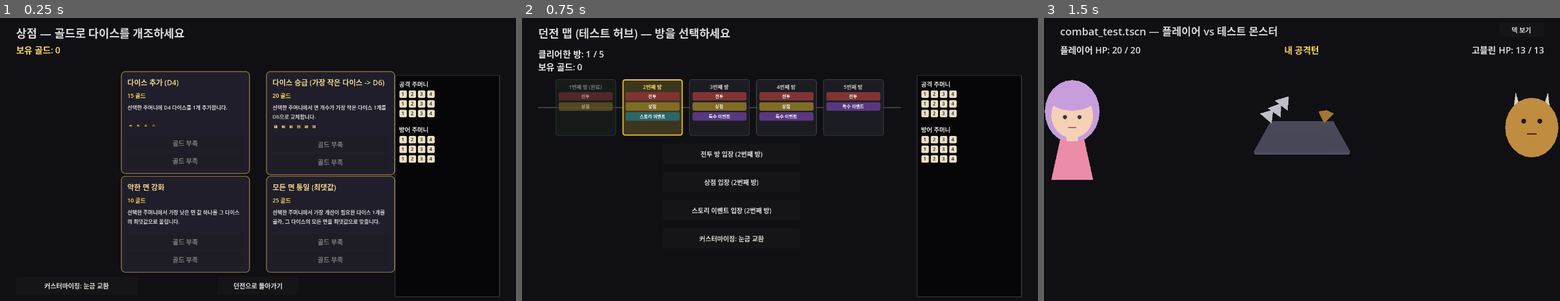
Above: before the commit, frames 1-3 (left to right).
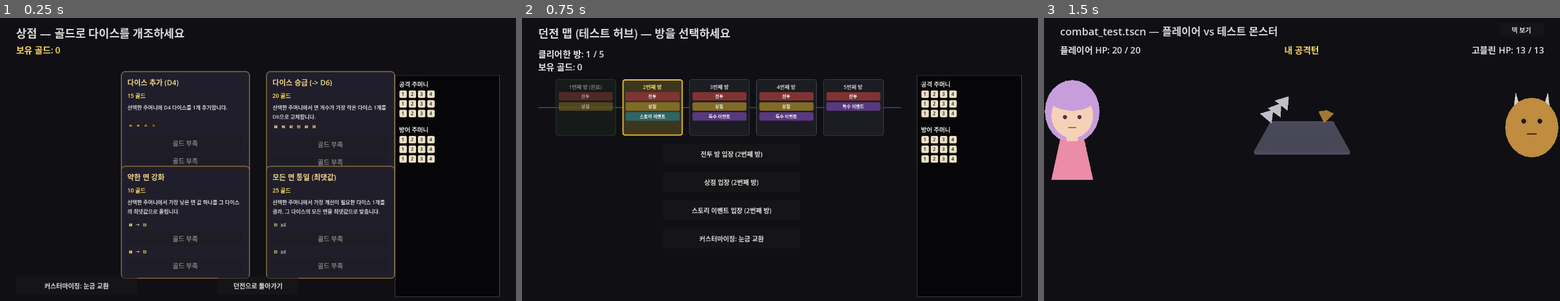
Above: after the commit, the same moments.

Repository: YGseok/ProjectD
Game: Godot game, scene res://code/scenes/shop.tscn
Same seed, same stepped clock (60 frames per second), same inputs: the game is played once before the commit and once after it. This scene is started directly instead of the project's main scene.
Inputs:
- Up to frame 1 (0.25 s): no input
- Up to frame 2 (0.75 s): click "던전으로 돌아가기" at 0.5 s
- Up to frame 3 (1.5 s): click "전투 방 입장 (2번째 방)" at 1.25 s

The runs differ from the first frame. In frame 1, 3.4% of the frame differs, in the area x 23-77%, y 21-93%; in frame 2, nothing differs; in frame 3, nothing differs.

Commit message:
feat: 아이템 카드 효과 미리보기를 약한 면 강화/모든 면 통일까지 확장
이전 세션이 add_die/upgrade_die에만 넣었던 결과 다이스 미리보기(ShapeDieChip)의
간극(대상 주머니가 정해져야 결과가 확정되는 boost_weak_face/uniform_faces는
카드 생성 시점에 미리보기를 못 만들었음)을, 커밋되지 않은 채 남아있던 작업을
검토/검증해 마무리했다.

- DiceItemPool.preview_effect(item, bag): 그 시점 주머니 기준으로 apply() 결과를
  bag 변경 없이 미리 계산 (_locate_weakest_face/_max_face_value로 로직 공통화)
- ItemCardStyle.build_effect_preview(item, bag): 버튼 옆에 붙는 고정 크기 미리보기
- shop.gd 2행 카드 그리드 간격 조정 (미리보기로 커진 카드가 안 겹치도록)
- dice_test.gd에 preview_effect 계산-일치 회귀 테스트 5개 추가
- QA: dice_test 전체 PASS, shop/event/combat_test 스크린샷으로 레이아웃 확인

Co-Authored-By: Claude Sonnet 5 <noreply@anthropic.com>

Diff:
--- a/code/scenes/combat_test.gd
+++ b/code/scenes/combat_test.gd
@@ -476,6 +476,9 @@
 
 		var button_row: VBoxContainer = built["button_row"]
 
+		var atk_preview := ItemCardStyle.build_effect_preview(item, RunState.player_attack_bag)
+		if atk_preview:
+			button_row.add_child(atk_preview)
 		var atk_applicable := DiceItemPool.is_applicable(item, RunState.player_attack_bag)
 		var atk_btn := Button.new()
 		atk_btn.text = "공격 주머니에 적용" if atk_applicable else "승급 대상 없음"
@@ -484,6 +487,9 @@
 		atk_btn.pressed.connect(_on_reward_chosen.bind(item, "attack"))
 		button_row.add_child(atk_btn)
 
+		var def_preview := ItemCardStyle.build_effect_preview(item, RunState.player_defense_bag)
+		if def_preview:
+			button_row.add_child(def_preview)
 		var def_applicable := DiceItemPool.is_applicable(item, RunState.player_defense_bag)
 		var def_btn := Button.new()
 		def_btn.text = "방어 주머니에 적용" if def_applicable else "승급 대상 없음"
--- a/code/scenes/dice_test.gd
+++ b/code/scenes/dice_test.gd
@@ -209,4 +209,51 @@
 	ok = unfiltered_ok and ok
 	lines.append("  random_choices(2, 승급대상 있음): 개수=%d (기대 2) -> %s" % [unfiltered_choices.size(), "OK" if unfiltered_ok else "FAIL"])
 
-	return ok
+	# preview_effect(): 카드 UI가 버튼 옆에 보여줄 "이 주머니에 적용하면 이렇게 바뀐다"
+	# 미리보기가 실제 apply() 결과와 정확히 일치해야 한다(미리보기와 실제 결과가
+	# 어긋나면 플레이어를 오도하는 UI 버그가 되므로, 두 값을 직접 비교해 검증).
+	var boost_preview_bag := DiceBag.new(4, 3)
+	var boost_preview = DiceItemPool.preview_effect({"kind": "boost_weak_face"}, boost_preview_bag)
+	var boost_preview_expected_ok: bool = boost_preview["shape_sides"] == 4 and boost_preview["before"] == 1 and boost_preview["after"] == 4
+	ok = boost_preview_expected_ok and ok
+	lines.append("  preview_effect(boost_weak_face): before=%d after=%d (기대 1 -> 4) -> %s" % [
+		boost_preview["before"], boost_preview["after"], "OK" if boost_preview_expected_ok else "FAIL"
+	])
+	DiceItemPool.apply({"kind": "boost_weak_face"}, boost_preview_bag)
+	var boost_preview_matches_apply := boost_preview_bag.min_possible() == 4
+	ok = boost_preview_matches_apply and ok
+	lines.append("  preview_effect(boost_weak_face) == apply() 실제 결과: min=%d (기대 4) -> %s" % [
+		boost_preview_bag.min_possible(), "OK" if boost_preview_matches_apply else "FAIL"
+	])
+
+	var uniform_preview_bag := DiceBag.new(4, 3)
+	var uniform_preview = DiceItemPool.preview_effect({"kind": "uniform_faces"}, uniform_preview_bag)
+	var uniform_preview_expected_ok: bool = uniform_preview["shape_sides"] == 4 and uniform_preview["value"] == 4 and uniform_preview["face_count"] == 4
+	ok = uniform_preview_expected_ok and ok
+	lines.append("  preview_effect(uniform_faces): value=%d face_count=%d (기대 4, 4) -> %s" % [
+		uniform_preview["value"], uniform_preview["face_count"], "OK" if uniform_preview_expected_ok else "FAIL"
+	])
+	DiceItemPool.apply({"kind": "uniform_faces"}, uniform_preview_bag)
+	var uniform_preview_matches_apply := uniform_preview_bag.min_possible() == 6  # 다이스 0 전체 4 -> 4+1+1
+	ok = uniform_preview_matches_apply and ok
+	lines.append("  preview_effect(uniform_faces) == apply() 실제 결과: min=%d (기대 6) -> %s" % [
+		uniform_preview_bag.min_possible(), "OK" if uniform_preview_matches_apply else "FAIL"
+	])
+
+	# preview_effect()는 bag을 바꾸지 않아야 한다(순수 조회) — 위에서 apply()를 호출하기
+	# 전에 미리 계산한 값이 이미 그 자체로 이 성질에 의존하고 있지만, 명시적으로도 확인.
+	var untouched_bag := DiceBag.new(4, 3)
+	var before_faces := untouched_bag.dice[0].duplicate()
+	DiceItemPool.preview_effect({"kind": "boost_weak_face"}, untouched_bag)
+	var untouched_ok := untouched_bag.dice[0] == before_faces
+	ok = untouched_ok and ok
+	lines.append("  preview_effect()는 bag을 변경하지 않음: %s -> %s" % [untouched_bag.dice[0], "OK" if untouched_ok else "FAIL"])
+
+	# add_die/upgrade_die는 카드 레벨(_build_result_die_preview)에서 이미 다루므로
+	# preview_effect()는 이 종류들에 대해 null을 반환해야 한다(중복 미리보기 방지).
+	var non_effect_preview = DiceItemPool.preview_effect({"kind": "add_die", "sides": 4}, untouched_bag)
+	var non_effect_ok: bool = non_effect_preview == null
+	ok = non_effect_ok and ok
+	lines.append("  preview_effect(add_die): %s (기대 null) -> %s" % [non_effect_preview, "OK" if non_effect_ok else "FAIL"])
+
+	return ok
--- a/code/scenes/event.gd
+++ b/code/scenes/event.gd
@@ -42,6 +42,9 @@
 
 		var button_row: VBoxContainer = built["button_row"]
 
+		var atk_preview := ItemCardStyle.build_effect_preview(item, RunState.player_attack_bag)
+		if atk_preview:
+			button_row.add_child(atk_preview)
 		var atk_applicable := DiceItemPool.is_applicable(item, RunState.player_attack_bag)
 		var atk_btn := Button.new()
 		atk_btn.text = "공격 주머니에 적용" if atk_applicable else "승급 대상 없음"
@@ -50,6 +53,9 @@
 		atk_btn.pressed.connect(_on_pick_pressed.bind(item, "attack"))
 		button_row.add_child(atk_btn)
 
+		var def_preview := ItemCardStyle.build_effect_preview(item, RunState.player_defense_bag)
+		if def_preview:
+			button_row.add_child(def_preview)
 		var def_applicable := DiceItemPool.is_applicable(item, RunState.player_defense_bag)
 		var def_btn := Button.new()
 		def_btn.text = "방어 주머니에 적용" if def_applicable else "승급 대상 없음"
--- a/code/scenes/item_card_style.gd
+++ b/code/scenes/item_card_style.gd
@@ -14,7 +14,9 @@
 ##
 ## build_card()는 결과 다이스가 확정적인 아이템(add_die/upgrade_die)이면 카드 안에
 ## 그 다이스 면 모양(ShapeDieChip) 미리보기도 자동으로 넣는다 — 아래
-## _build_result_die_preview() 참고.
+## _build_result_die_preview() 참고. 대상 주머니에 따라 결과가 달라지는 아이템
+## (boost_weak_face/uniform_faces)은 build_effect_preview(item, bag)를 각 화면이
+## 버튼 옆에 개별로 붙여야 한다 — 아래 참고.
 
 const CARD_BG := Color(0.13, 0.12, 0.17, 0.97)
 const CARD_BORDER := Color(0.55, 0.45, 0.25)
@@ -107,10 +109,50 @@
 	flow.add_theme_constant_override("v_separation", 3)
 	var shape_sides := ShapeDieChip.shape_sides_for_dice_sides(sides)
 	for face in range(1, sides + 1):
-		var chip := ShapeDieChip.new()
-		chip.custom_minimum_size = Vector2(PREVIEW_CHIP_SIZE, PREVIEW_CHIP_SIZE)
-		chip.size = Vector2(PREVIEW_CHIP_SIZE, PREVIEW_CHIP_SIZE)
-		chip.shape_sides = shape_sides
-		chip.value = face
-		flow.add_child(chip)
+		flow.add_child(_make_preview_chip(shape_sides, face))
 	return flow
+
+
+static func _make_preview_chip(shape_sides: int, value: int) -> Control:
+	var chip := ShapeDieChip.new()
+	chip.custom_minimum_size = Vector2(PREVIEW_CHIP_SIZE, PREVIEW_CHIP_SIZE)
+	chip.size = Vector2(PREVIEW_CHIP_SIZE, PREVIEW_CHIP_SIZE)
+	chip.shape_sides = shape_sides
+	chip.value = value
+	return chip
+
+
+## boost_weak_face/uniform_faces용 버튼 옆 미리보기. `_build_result_die_preview()`와
+## 달리 카드 생성 시점이 아니라 "이 버튼(공격 주머니 / 방어 주머니)을 누르면"이 정해진
+## 시점에 호출한다 — bag이 정해지면 DiceItemPool.preview_effect()의 결과가 완전히
+## 결정적이기 때문(그 시점 주머니 상태를 그대로 읽어 계산, RNG 없음). 항상 고정
+## 크기(칩 1~2개 + 짧은 텍스트)로만 구성해, 대상 다이스의 면 개수가 커져도(D12/D20 등)
+## 카드 레이아웃이 깨지지 않게 한다. 미리보기가 없으면(add_die/upgrade_die 등) null.
+static func build_effect_preview(item: Dictionary, bag: DiceBag) -> Control:
+	var info = DiceItemPool.preview_effect(item, bag)
+	if info == null:
+		return null
+
+	var row := HBoxContainer.new()
+	row.add_theme_constant_override("separation", 4)
+	var shape_sides: int = info["shape_sides"]
+
+	match item.get("kind", ""):
+		"boost_weak_face":
+			row.add_child(_make_preview_chip(shape_sides, info["before"]))
+			var arrow := Label.new()
+			arrow.text = "→"
+			arrow.add_theme_font_size_override("font_size", 12)
+			arrow.add_theme_color_override("font_color", DESC_COLOR)
+			row.add_child(arrow)
+			row.add_child(_make_preview_chip(shape_sides, info["after"]))
+		"uniform_faces":
+			row.add_child(_make_preview_chip(shape_sides, info["value"]))
+			var label := Label.new()
+			label.text = "x%d" % int(info["face_count"])
+			label.add_theme_font_size_override("font_size", 12)
+			label.add_theme_color_override("font_color", DESC_COLOR)
+			row.add_child(label)
+		_:
+			return null
+	return row
--- a/code/scenes/shop.gd
+++ b/code/scenes/shop.gd
@@ -40,7 +40,14 @@
 
 	var card_width := 320.0
 	var card_height := 240.0
-	var card_gap_y := 20.0
+	# 카드 실제 높이(240)와 별개로, 2행 그리드의 행 간격은 그보다 살짝 좁게 잡는다.
+	# boost_weak_face/uniform_faces 카드는 이제 버튼 옆에 효과 미리보기(build_effect_preview)가
+	# 붙어 자연 높이가 240을 넘는데(PanelContainer가 내용물 최소 높이에 맞춰 자동으로
+	# 커짐), 기존처럼 row_step=card_height+20(=260)을 그대로 쓰면 2행 카드 하단이 화면
+	# 하단의 "던전으로 돌아가기"/"커스터마이징" 버튼(y=650)과 거의 맞닿는다. 1행 카드는
+	# 원래도 240보다 여유가 있으므로(자연 높이 ~213) row_step을 줄여도 1행과 2행이
+	# 겹치지 않는다.
+	var row_step := 235.0
 	var card_x := [0.0, 360.0]
 	for i in DiceItemPool.ITEMS.size():
 		var item: Dictionary = DiceItemPool.ITEMS[i]
@@ -49,13 +56,16 @@
 
 		var built := ItemCardStyle.build_card(item, "%d 골드" % cost)
 		var card: PanelContainer = built["card"]
-		card.position = Vector2(card_x[i % 2], floor(i / 2.0) * (card_height + card_gap_y))
+		card.position = Vector2(card_x[i % 2], floor(i / 2.0) * row_step)
 		card.size = Vector2(card_width, card_height)
 		items_root.add_child(card)
 		_row_ui.append(card)
 
 		var button_row: VBoxContainer = built["button_row"]
 
+		var atk_preview := ItemCardStyle.build_effect_preview(item, RunState.player_attack_bag)
+		if atk_preview:
+			button_row.add_child(atk_preview)
 		var atk_applicable := DiceItemPool.is_applicable(item, RunState.player_attack_bag)
 		var atk_btn := Button.new()
 		atk_btn.text = "공격 주머니에 구매" if (afford and atk_applicable) else ("골드 부족" if not afford else "승급 대상 없음")
@@ -64,6 +74,9 @@
 		atk_btn.pressed.connect(_on_buy_pressed.bind(item, cost, "attack"))
 		button_row.add_child(atk_btn)
 
+		var def_preview := ItemCardStyle.build_effect_preview(item, RunState.player_defense_bag)
+		if def_preview:
+			button_row.add_child(def_preview)
 		var def_applicable := DiceItemPool.is_applicable(item, RunState.player_defense_bag)
 		var def_btn := Button.new()
 		def_btn.text = "방어 주머니에 구매" if (afford and def_applicable) else ("골드 부족" if not afford else "승급 대상 없음")
@@ -95,9 +108,9 @@
 
 
 ## qa/visual_qa.gd의 GAME_QA_CALL로 호출하기 위한 QA 전용 훅. 공격/방어 주머니를
-## 전부 D6 다이스로 강제 교체해 "다이스 승급 (가장 작은 다이스 -> D6)" 아이템의 승급
-## 대상이 없는 상태를 만든 뒤 목록을 다시 그려서, 새로 추가한 "승급 대상 없음"
-## 비활성화 버튼이 화면에 실제로 정상 표시되는지 스크린샷으로 확인하기 위함이다.
+## 전부 D6 다이스로 강제 교체해 "다이스 승급 (-> D6)" 아이템의 승급 대상이 없는 상태를
+## 만든 뒤 목록을 다시 그려서, 새로 추가한 "승급 대상 없음" 비활성화 버튼이 화면에
+## 실제로 정상 표시되는지 스크린샷으로 확인하기 위함이다.
 func _debug_force_no_upgrade_target() -> void:
 	RunState.player_attack_bag = DiceBag.new(6, 3)
 	RunState.player_defense_bag = DiceBag.new(6, 3)
--- a/code/systems/dice_item_pool.gd
+++ b/code/systems/dice_item_pool.gd
@@ -17,7 +17,7 @@
 		"sides": 4,
 	},
 	{
-		"name": "다이스 승급 (가장 작은 다이스 -> D6)",
+		"name": "다이스 승급 (-> D6)",
 		"description": "선택한 주머니에서 면 개수가 가장 작은 다이스 1개를 D6으로 교체합니다.",
 		"kind": "upgrade_die",
 		"new_sides": 6,
@@ -105,7 +105,9 @@
 	return best_idx
 
 
-static func _boost_weakest_face(bag: DiceBag) -> void:
+## boost_weak_face/uniform_faces가 공통으로 쓰는 "가장 개선이 필요한 다이스/면" 탐색.
+## bag에 다이스가 하나도 없으면 die=-1을 반환한다(실제로는 항상 다이스가 최소 1개 있음).
+static func _locate_weakest_face(bag: DiceBag) -> Dictionary:
 	var best_die := -1
 	var best_face := -1
 	var best_value := 999999
@@ -116,32 +118,62 @@
 				best_value = faces[fi]
 				best_die = di
 				best_face = fi
-	if best_die < 0:
-		return
-	var faces: PackedInt32Array = bag.dice[best_die]
+	return {"die": best_die, "face": best_face, "value": best_value}
+
+
+static func _max_face_value(faces: PackedInt32Array) -> int:
 	var max_val: int = faces[0]
 	for v in faces:
 		max_val = max(max_val, v)
-	bag.set_face_value(best_die, best_face, max_val)
+	return max_val
+
+
+static func _boost_weakest_face(bag: DiceBag) -> void:
+	var loc := _locate_weakest_face(bag)
+	if loc["die"] < 0:
+		return
+	var faces: PackedInt32Array = bag.dice[loc["die"]]
+	bag.set_face_value(loc["die"], loc["face"], _max_face_value(faces))
 
 
 ## DESIGN.md 빌드업 예시("모든 면을 6으로 만들기")를 구현한다. _boost_weakest_face와
 ## 같은 방식(가장 낮은 면 값 하나를 기준)으로 "가장 개선이 필요한 다이스"를 고른 뒤,
 ## 그 다이스의 모든 면을 자신의 최댓값으로 맞춰 균일화한다.
 static func _uniformize_worst_die(bag: DiceBag) -> void:
-	var best_die := -1
-	var best_value := 999999
-	for di in bag.dice.size():
-		var faces: PackedInt32Array = bag.dice[di]
-		for fi in faces.size():
-			if faces[fi] < best_value:
-				best_value = faces[fi]
-				best_die = di
-	if best_die < 0:
+	var loc := _locate_weakest_face(bag)
+	if loc["die"] < 0:
 		return
-	var faces: PackedInt32Array = bag.dice[best_die]
-	var max_val: int = faces[0]
-	for v in faces:
-		max_val = max(max_val, v)
+	var faces: PackedInt32Array = bag.dice[loc["die"]]
+	var max_val := _max_face_value(faces)
 	for fi in faces.size():
-		bag.set_face_value(best_die, fi, max_val)
+		bag.set_face_value(loc["die"], fi, max_val)
+
+
+## boost_weak_face/uniform_faces는 카드 생성 시점(대상 주머니가 아직 안 정해짐)엔 결과를
+## 확정할 수 없어 `_build_result_die_preview()`가 처리하지 못했다(STATUS.md 큐 3번에
+## 남아있던 간극). 다만 "이 주머니(공격 또는 방어)에 적용한다면"이 정해지면 그 순간
+## 결과는 완전히 결정적이다 — apply()와 같은 탐색(_locate_weakest_face)을 bag을
+## 바꾸지 않고 미리 계산해, 버튼 옆에 "이 주머니에 적용하면 이렇게 바뀐다" 미리보기를
+## 붙일 수 있게 한다. add_die/upgrade_die는 이미 카드 레벨에서 처리되므로 여기선 다루지
+## 않는다(null 반환).
+static func preview_effect(item: Dictionary, bag: DiceBag):
+	var loc := _locate_weakest_face(bag)
+	if loc["die"] < 0:
+		return null
+	var faces: PackedInt32Array = bag.dice[loc["die"]]
+	var max_val := _max_face_value(faces)
+	match item.get("kind", ""):
+		"boost_weak_face":
+			return {
+				"shape_sides": faces.size(),
+				"before": loc["value"],
+				"after": max_val,
+			}
+		"uniform_faces":
+			return {
+				"shape_sides": faces.size(),
+				"value": max_val,
+				"face_count": faces.size(),
+			}
+		_:
+			return null
--- a/code/systems/event_item_pool.gd
+++ b/code/systems/event_item_pool.gd
@@ -22,7 +22,7 @@
 		"sides": 12,
 	},
 	{
-		"name": "다이스 대승급 (가장 작은 다이스 -> D10)",
+		"name": "다이스 대승급 (-> D10)",
 		"description": "선택한 주머니에서 면 개수가 가장 작은 다이스 1개를 D10으로 교체합니다.",
 		"kind": "upgrade_die",
 		"new_sides": 10,
Not shown, changed: docs/STATUS.md
Not shown, changed: docs/STATUS_ARCHIVE.md
